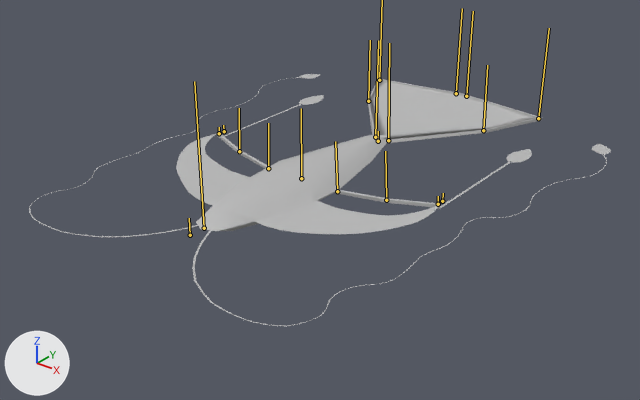
One commit to the FBX model Assets/Models/Kite/kite.fbx: the scene before it, then after it.
Before and after are seen from a 50 mm lens placed at (1.821, -2.211, 1.29), pointed at (0.005, 0.059, -0.118). Arrows for +X, +Y and +Z are at lower left; the lights stay in place. Both versions are drawn at frame 878 of the action 'Take 001'; the numbers are the values there. The bones that bend it are drawn over the model as lines.

In view in the first picture: 'kite:corps', 'kite:plumeTete02'.
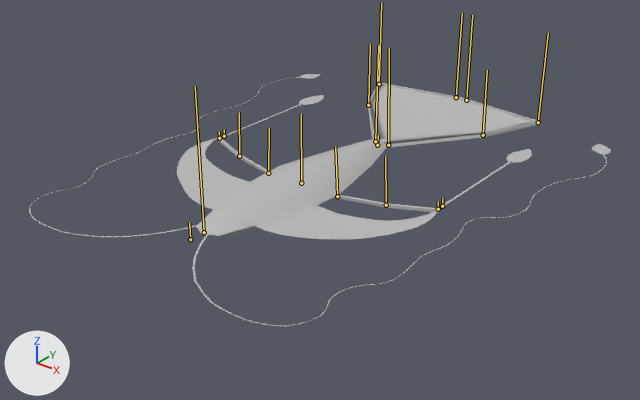
Pixel boxes (x1, y1, x2, y2) of what changed, in the pictures (640 x 400 px):
```json
{"object": "kite:corps", "change": "posed", "before": [176, 79, 542, 234], "after": [177, 83, 541, 239]}
{"bone": "joint1", "before": "(190, 235) to (189, 218)", "after": "(190, 239) to (189, 222)"}
```

The change, as JSON lines over the scene's bpy script:
```json
{"block": "bone_joint1", "where": "bone_joint1 = bpy.data.objects['skeleton'].pose.bones['joint1']"}
{"op": "set", "path": "bone_joint1.location", "old": "(0.0, 0.0, 0.0)", "new": "(0.0, -1.6, 0.0)"}
```
